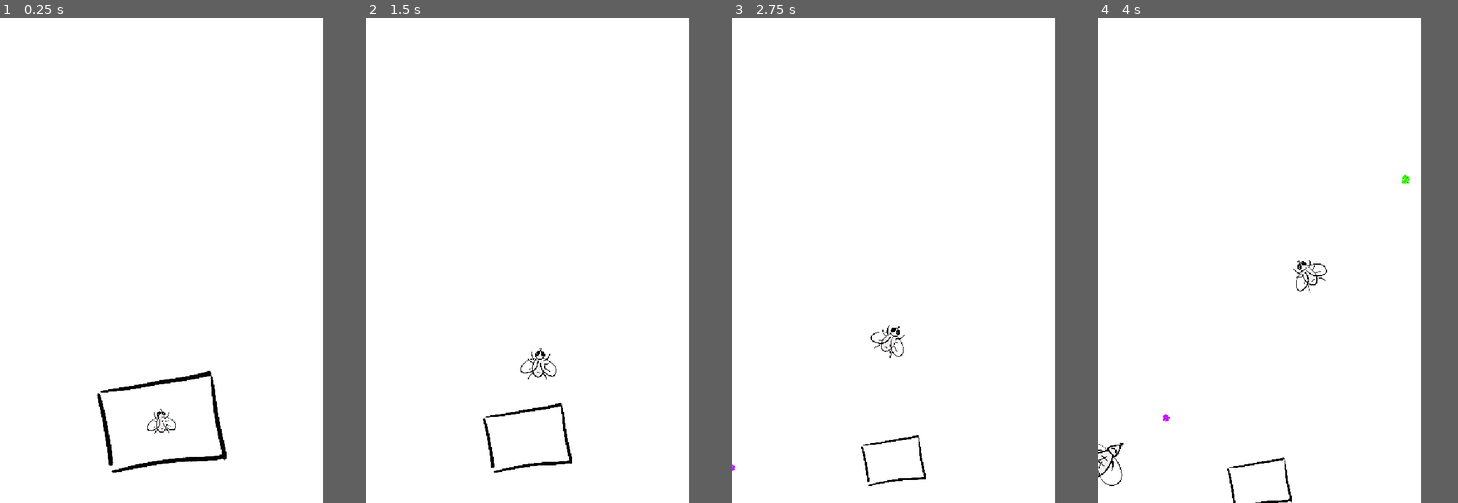
Above: before the commit, frames 1-4 (left to right).
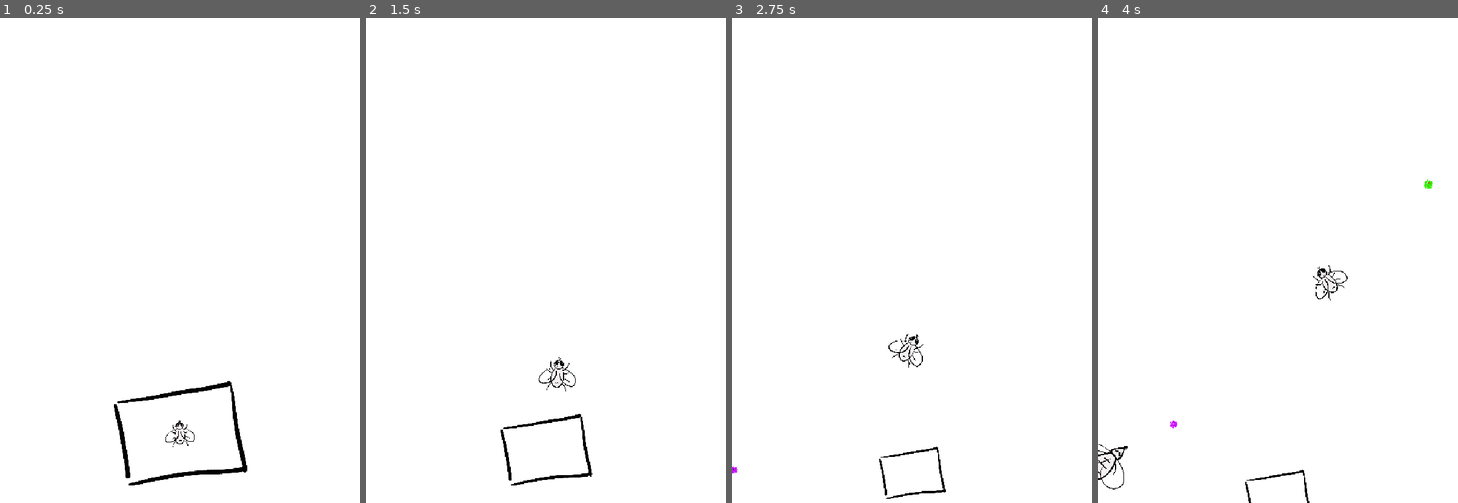
Above: after the commit, the same moments.

Repository: imikhassik/Fly-Game
Game: Godot game, scene res://scenes/test_level.tscn
Same seed, same stepped clock (60 frames per second), same inputs: the game is played once before the commit and once after it.
Inputs:
- Up to frame 1 (0.25 s): no input
- Up to frame 2 (1.5 s): tap Enter at 0.5 s; hold D (move_right) 0.53-1.28 s; tap Q (land) at 0.6 s; hold A (move_left) from 1.28 s (still down); tap Space (shoot) at 1.35 s
- Up to frame 3 (2.75 s): release A (move_left) at 2.03 s; hold D (move_right) from 2.03 s (still down); tap Q (land) at 2.1 s
- Up to frame 4 (4 s): release D (move_right) at 2.78 s; hold W (move_up) 2.78-3.53 s; tap Space (shoot) at 2.85 s; hold A (move_left) from 3.53 s (still down); tap Q (land) at 3.6 s
In our replay, the window is 533x800 before the commit and 594x800 after it. These sizes can differ from the game's own. Grey fills any space a smaller window leaves; there, only what the larger window draws over its background counts as a difference.

The runs differ from the first frame. In frame 1, 2.0% of the frame differs, in the area x 26-69%, y 72-97%; in frame 2, 1.1%; in frame 3, 0.7%; in frame 4, 0.9%.

Commit message:
Center game window

Diff:
--- a/project.godot
+++ b/project.godot
@@ -17,10 +17,12 @@
 
 [display]
 
-window/size/viewport_width=720
-window/size/viewport_height=1080
+window/size/viewport_width=780
+window/size/viewport_height=1050
+window/size/mode=2
 window/size/resizable=false
 window/stretch/mode="canvas_items"
+window/stretch/aspect="expand"
 
 [input]
 
--- a/scenes/platform.tscn
+++ b/scenes/platform.tscn
@@ -12,7 +12,7 @@
 script = ExtResource("1_6f2a1")
 
 [node name="Variant1" type="Area2D" parent="." unique_id=1166040717]
-rotation = 0.12126935
+rotation = -0.25258833
 scale = Vector2(-1, -1)
 collision_layer = 2
 
--- a/scenes/test_level.tscn
+++ b/scenes/test_level.tscn
@@ -1,6 +1,7 @@
 [gd_scene format=3 uid="uid://cdigo6v4hqtgp"]
 
 [ext_resource type="PackedScene" uid="uid://4i81gl7adgsh" path="res://scenes/player.tscn" id="1_2venv"]
+[ext_resource type="Script" uid="uid://cco00h660mc0e" path="res://scripts/test_level.gd" id="1_tmr53"]
 [ext_resource type="PackedScene" uid="uid://7h5mmjjgn5c8" path="res://scenes/platform.tscn" id="2_paw1w"]
 [ext_resource type="Script" uid="uid://de30uwe0kujr0" path="res://scripts/platform_manager.gd" id="3_j6w7d"]
 [ext_resource type="PackedScene" uid="uid://bc4jhx7vo8cvk" path="res://scenes/enemy_spawner.tscn" id="4_x4b8f"]
@@ -12,6 +13,7 @@
 anchor_bottom = 1.0
 grow_horizontal = 2
 grow_vertical = 2
+script = ExtResource("1_tmr53")
 
 [node name="ColorRect" type="ColorRect" parent="." unique_id=2014576089]
 layout_mode = 1
--- a/scripts/platform_manager.gd
+++ b/scripts/platform_manager.gd
@@ -37,6 +37,10 @@
 		starting_platform = get_node(starting_platform_path)
 		if starting_platform:
 			print("Starting platform found: ", starting_platform.name)
+			# ----- REPOSITION STARTING PLATFORM DYNAMICALLY -----
+			var screen_size = get_viewport().get_visible_rect().size
+			var bottom_offset = 150
+			starting_platform.global_position = Vector2(screen_size.x / 2, screen_size.y - bottom_offset)
 		else:
 			push_warning("Starting platform not found at path: ", starting_platform_path)
 	else:
--- a/scripts/player.gd
+++ b/scripts/player.gd
@@ -19,13 +19,14 @@
 @export var shoot_sound: AudioStreamPlayer2D
 @export var max_health: int = 3
 @export var invincibility_duration: float = 1.0
-@export var respawn_position: Vector2 = Vector2(360, 900)
 
 var health: int
 var invincible: bool = false
 
 var original_scale: Vector2 = Vector2.ONE
 var vertical_velocity: float = 0.0
+
+var respawn_position: Vector2 = Vector2.ZERO
 
 func _ready() -> void:
 	original_scale = $Sprite2D.scale
@@ -35,6 +36,12 @@
 	add_to_group("player")
 
 	health = max_health
+
+	# ----- SET DYNAMIC START POSITION (bottom center) -----
+	var screen_size = get_viewport().get_visible_rect().size
+	var bottom_offset = 150  # pixels above the bottom edge
+	respawn_position = Vector2(screen_size.x / 2, screen_size.y - bottom_offset)
+	global_position = respawn_position   # place the fly there immediately
 
 	# ----- COLLISION LAYERS -----
 	collision_layer = 1
--- /dev/null
+++ b/scripts/test_level.gd
@@ -0,0 +1,9 @@
+extends Control
+
+func _ready() -> void:
+	# Center the window
+	var window = get_window()
+	window.position = Vector2i(
+		(DisplayServer.screen_get_size().x - window.size.x) / 2,
+		(DisplayServer.screen_get_size().y - window.size.y) / 2
+	)
Not shown, added: scripts/test_level.gd.uid
